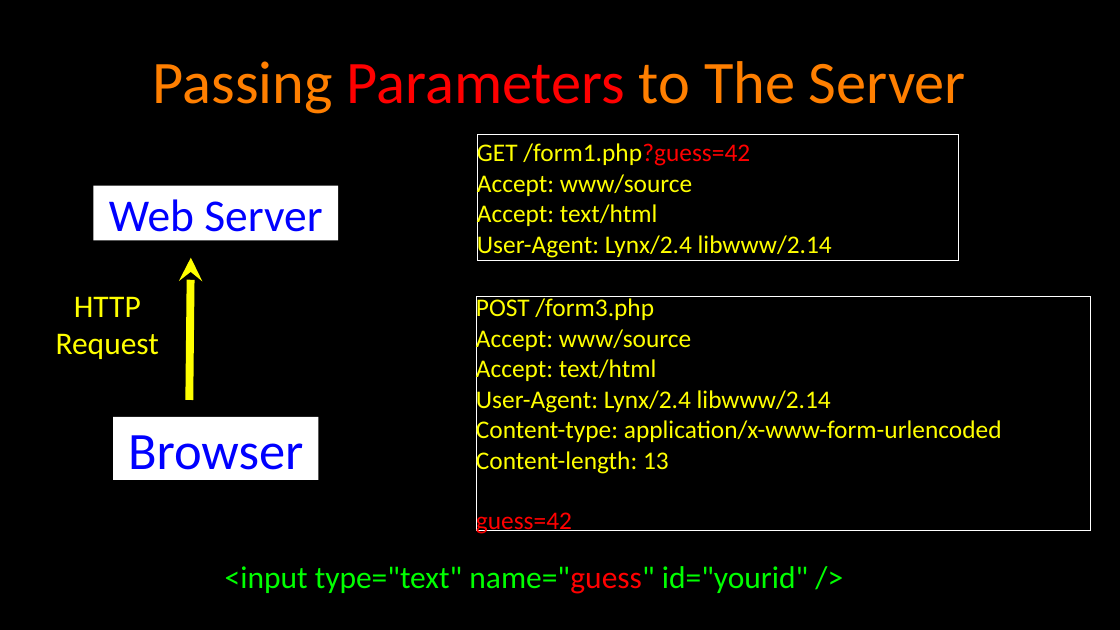
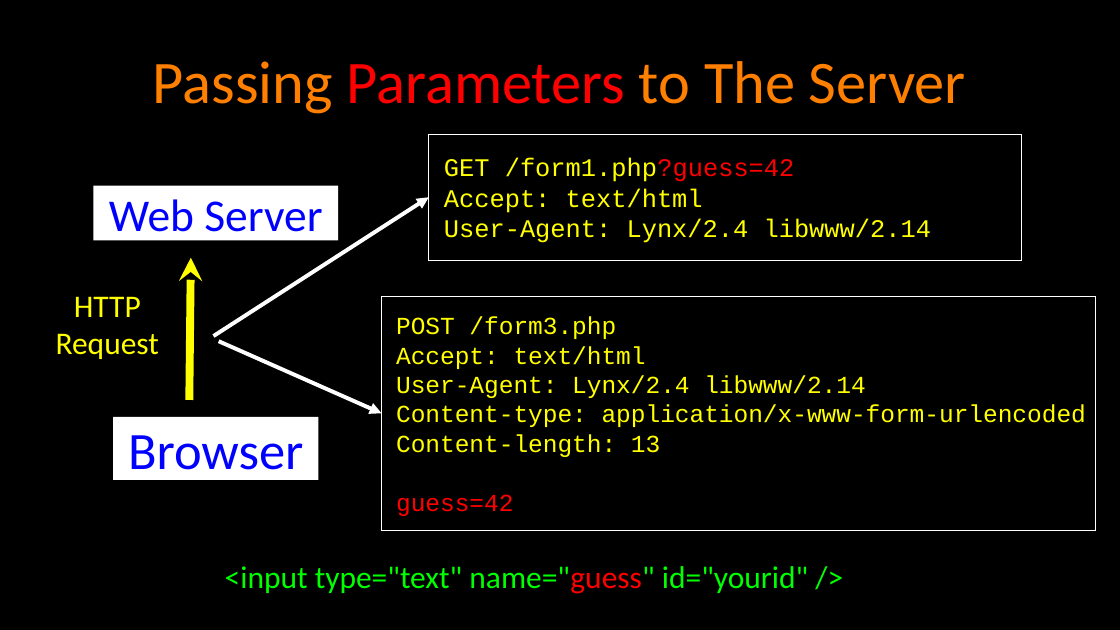
Before and after one commit to csev/wa4e, a slide deck: slide 8 of lectures/PHP-07-Forms.ppt. Drawn at 1120x630 pixels with LibreOffice and Linux fonts; fonts in the diff are those of the drawing. Boxes give left, top, right and bottom in pixels: in the first picture for what was removed or moved away, otherwise in the second. Text is boxed around its words. In the diff, an @@ line names an element or a change of style, - is before the commit and + after.

```diff
--- a/lectures/PHP-07-Forms.ppt
+++ b/lectures/PHP-07-Forms.ppt
@@ rectangle "GET /form1.php?guess=42": place and size @@
-rectangle "GET /form1.php?guess=42" at [477,134,958,260]
+rectangle "GET /form1.php?guess=42" at [429,134,1022,260]
@@ rectangle "GET /form1.php?guess=42" at [429,134,1022,260]: font Calibri to Courier New @@
@@ text in rectangle at [477,171,692,198]: paragraph removed @@
-Accept: www/source
@@ arrow added from (214, 336) to (429, 197), #FFFFFF 4.51 pt @@
@@ rectangle "POST /form3.php": place and size @@
-rectangle "POST /form3.php" at [476,296,1090,530]
+rectangle "POST /form3.php" at [382,296,1095,530]
@@ rectangle "POST /form3.php" at [382,296,1095,530]: size 29 to 28 pt, font Calibri to Courier New @@
@@ text in rectangle at [476,326,691,353]: paragraph removed @@
-Accept: www/source
@@ arrow added from (219, 341) to (382, 413), #FFFFFF 4.51 pt @@
```
Also in this commit, not shown: 1 other slide changed, 2 other files.
